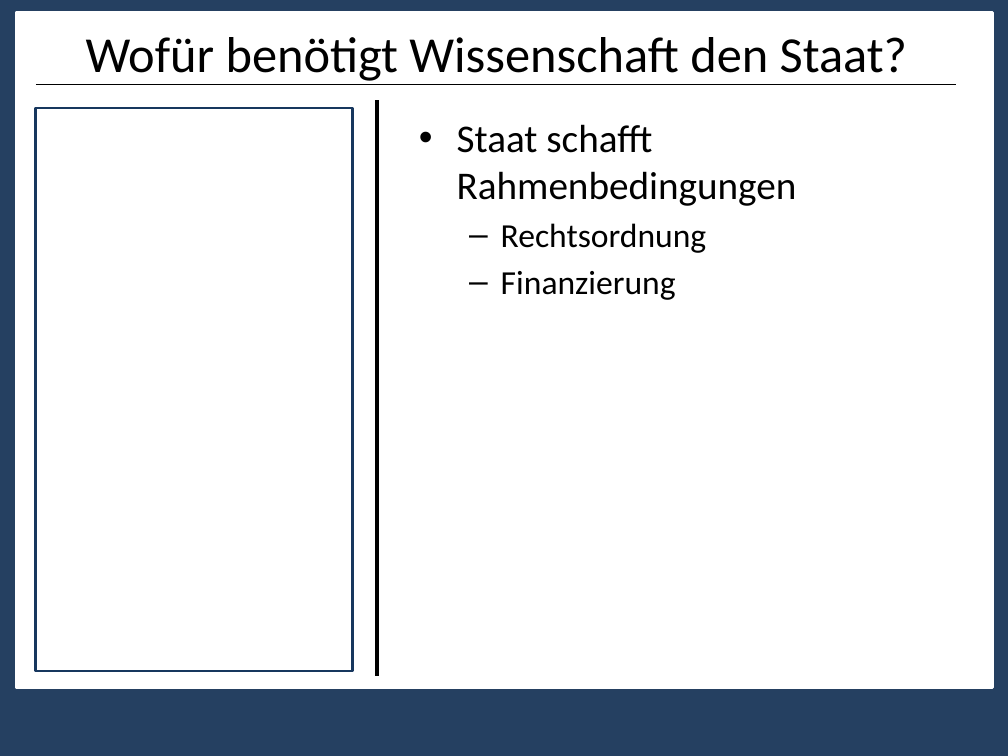
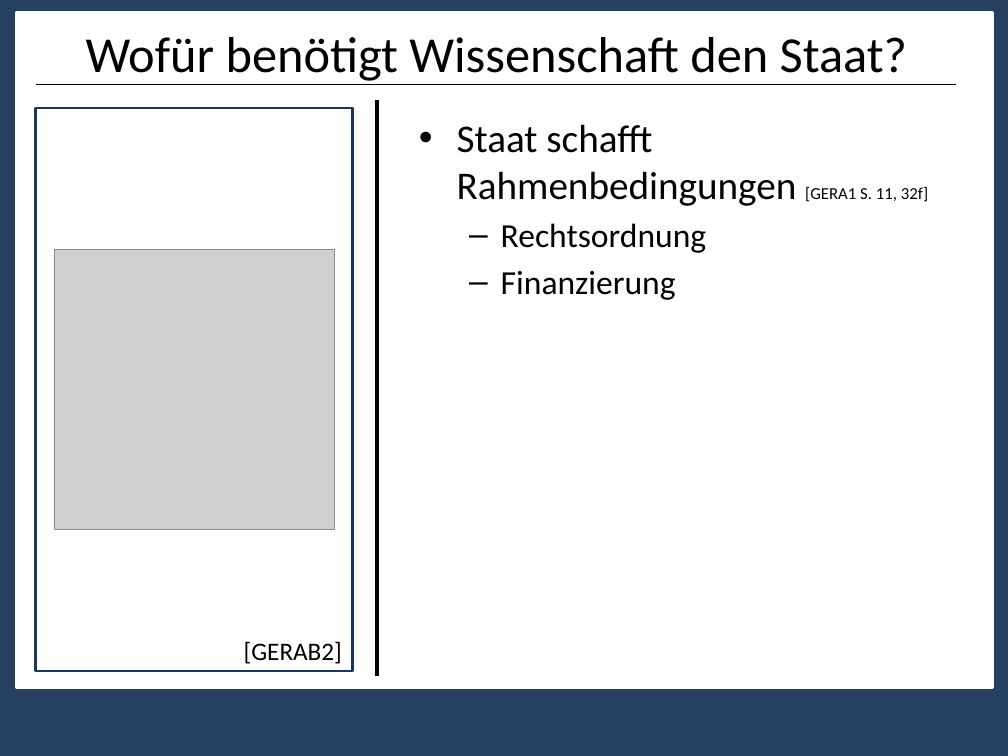
Before and after one commit to nicolehm/PMWK, a slide deck: slide 5 of Präsentation.pptx. Drawn at 1008x756 pixels with LibreOffice and Linux fonts; fonts in the diff are those of the drawing; grey boxes stand for pictures. Boxes give left, top, right and bottom in pixels: in the first picture for what was removed or moved away, otherwise in the second. Text is boxed around its words. In the diff, an @@ line names an element or a change of style, - is before the commit and + after.

```diff
--- a/Präsentation.pptx
+++ b/Präsentation.pptx
@@ text at box(457, 124, 928, 206): text changed @@
-• Staat schafft Rahmenbedingungen
+• Staat schafft Rahmenbedingungen [GERA1 S. 11, 32f]
@@ picture added at box(54, 249, 335, 529) @@
@@ text added at box(244, 641, 342, 664), 18 pt, text #000000 @@
+[GERAB2]
```
Also in this commit, not shown: 4 other slides changed, 1 slide added, 3 slides removed.
